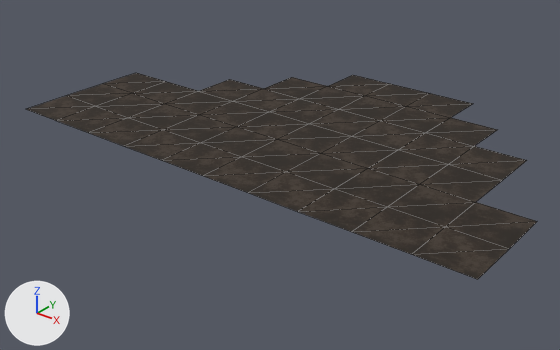
A saved change to the glTF model Assets/3D/CaveCamp/floor_-2_-6.glb.
One viewpoint serves both versions: a 50 mm camera at (-52.6, 288.5, 22.8) aimed at (-86.7, 331.2, -3.6). The lights are fixed; the arrows at lower left show +X, +Y and +Z. The picture after the commit comes second. Mesh edges are drawn as thin lines. Vertices at exactly the same position are counted once.

Before the edit, the objects in view are built like this:
```python
me_floor__2__6 = bpy.data.meshes.new('floor_-2_-6')
me_floor__2__6.from_pydata(...)  # 61 vertices, 88 faces; spans x -106.0..-66.0, y 322.0..346.0, z 0.0
me_floor__2__6.materials.append(mat_floor__2__6)
ob_floor__2__6 = bpy.data.objects.new('floor_-2_-6', me_floor__2__6)
ob_floor__2__6.location = (0.0, 0.0, 0.0)
```
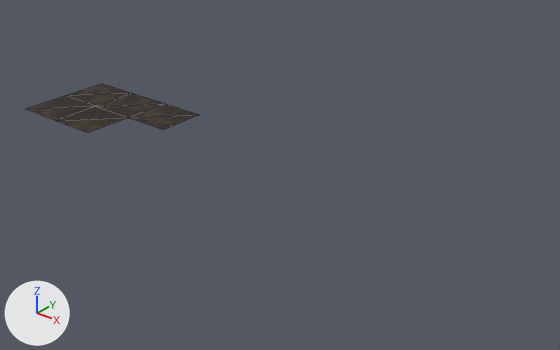
The newer file is also turned or shifted as a whole; pictures and numbers use the older file's frame.

Boxes [x1, y1, x2, y2] around the edits, measured in the pictures (560 x 350 px):
'floor_-2_-6', reshaped (66% narrower, 76% shorter)
    before: [26, 73, 537, 279]
    after: [26, 84, 199, 133]
part 1 of me_floor__2__6, deleted
    before: [89, 73, 537, 279]
part 2 of me_floor__2__6, surface changed
    both: [27, 84, 199, 133]

Patch to the scene script:
```diff
--- a/Assets/3D/CaveCamp/floor_-2_-6.glb.py
+++ b/Assets/3D/CaveCamp/floor_-2_-6.glb.py
@@ me_floor__2__6 @@
 # used by ob_floor__2__6; location = (0.0, 0.0, 0.0)
-me_floor__2__6.from_pydata(...)  # 61 vertices, 88 faces; spans x -106.0..-66.0, y 322.0..346.0, z 0.0
+me_floor__2__6.from_pydata(...)  # 11 vertices, 10 faces; spans x -106.0..-94.0, y 322.0..330.0, z 0.0
+# me_floor__2__6 part 1
+# 50 vertices are removed from x -106.0..-66.0, y 322.0..346.0, z 0.0
+# 78 faces are deleted
+# me_floor__2__6 part 2: 10 kept faces spanning x -106.0..-94.0, y 322.0..330.0, z 0.0 get new texture (UV) coordinates
 me_floor__2__6.materials.append(mat_floor__2__6)
```
